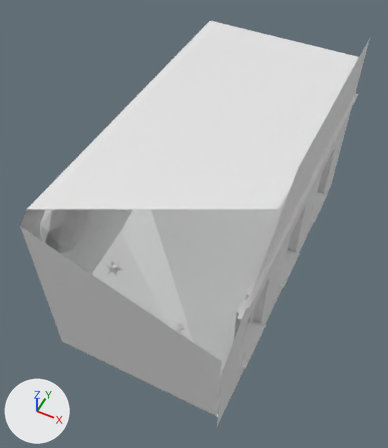
The Blender file G-Loop/Assets/Models/Barn_wall.blend: old version first, new version second.
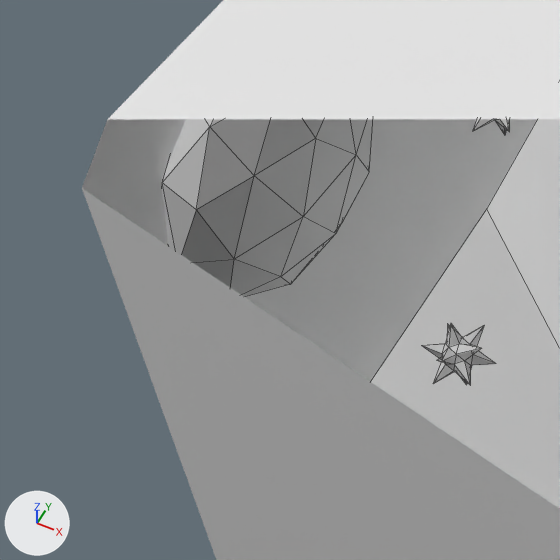
Old and new are each drawn whole from a camera (50 mm lens) standing at (0.76, -4.1, 4.45) and looking at (-1.12, -0.34, -0.25) and again close up on the part from 0% to 36% of the width and 40% to 71% of the height. The lights are fixed; the arrows at lower left show +X, +Y and +Z. The close-ups show mesh edges as thin lines. Everything nearer to the camera than a plane just in front of the edit is cut away.
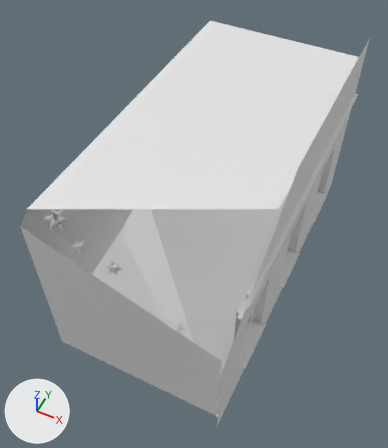
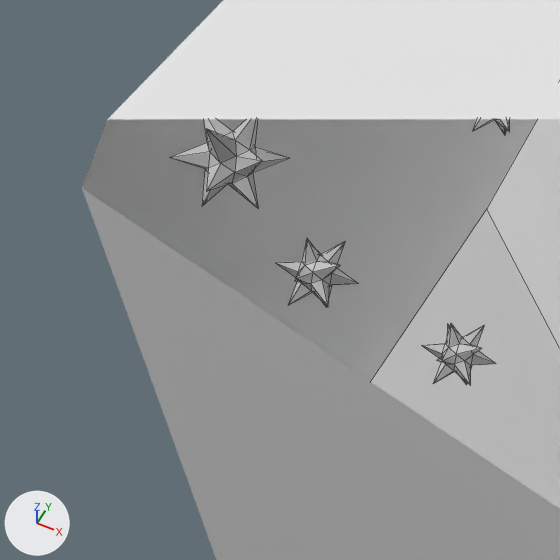
Commit message: a minor change for the barn

The change in detail:
me_cube is used by ob_cube; location (-1.034, 0.006, -0.091); scale (1.0, 1.96, 1.06).
me_cube had 563 vertices, 1055 faces and spanned x -1.12..1.0, y -1.0..1.01, z -1.01..1.0.
me_cube now has 647 vertices, 1215 faces and spans x -1.0..1.0, y -1.0..1.01, z -1.01..1.0.
me_cube part 1: the loose piece of 42 vertices spanning x -0.84..-0.66, y -0.44..-0.34, z 0.12..0.31 is copied, and the copy is moved by (-0.02, -0.41, 0.12); it spans x -0.86..-0.68, y -0.85..-0.75, z 0.24..0.43.
me_cube part 2: a new loose piece of 42 vertices spanning x -0.94..-0.71, y -0.92..-0.79, z 0.7..0.94, in mat_material_005 (its picture is missing).
Part 3, on me_cube:
42 vertices are removed from x -1.12..-0.77, y -0.93..-0.55, z 0.2..0.89.
80 faces are deleted.

Changed parts and their boxes [x1, y1, x2, y2] in the close-ups (560 x 560 px):
part 1 of me_cube, added: after [276, 239, 358, 307]
part 2 of me_cube, added: after [170, 119, 289, 208]
part 3 of me_cube, deleted: before [162, 119, 373, 297]
